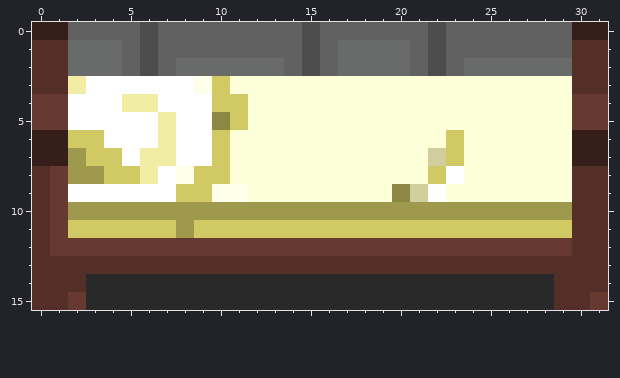
One commit to this pixel-art file: data/sprites/litd.ase. Above is the file before it was changed.
32x16 pixels, 1 frame. Colours within 5 levels of each other are drawn and written as one.
Once edited:
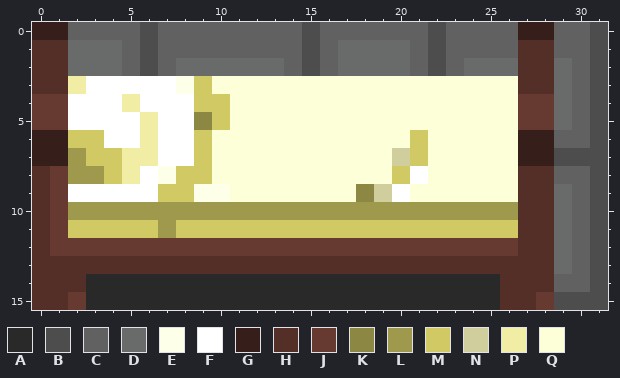
Palette (. is transparent): A #292929  B #4d4d4d  C #616161  D #696a6a  E #feffe8  F #ffffff  G #361e1a  H #542f28  J #663931  K #8c8743  L #9e994c  M #d1ca64  N #d1ce9d  P #f2eda5  Q #fdffd9
Diff:
layer "Flattened" added
layer "Layer 2 Copy" removed
layer "Layer 1" removed
Layer "Flattened":
Colour G gives way to colour B in row 0 at x 31; in row 6 at x 31; in row 7 at x 30 to 31.
Colour H gives way to colour B in rows 1 to 3 at x 31; in rows 8 to 14 at x 31; in row 15 at x 29 to 30.
Colour J gives way to colour B in rows 4 to 5 at x 31; in row 15 at x 31.
Colour Q gives way to colour B in row 7 at x 29.
Colour G gives way to colour C in row 0 at x 30; in row 6 at x 30.
Colour H gives way to colour C in rows 1 to 3 at x 30; in rows 8 to 13 at x 30; in row 14 at x 29 to 30.
Colour J gives way to colour C in rows 4 to 5 at x 30.
Colour Q gives way to colour C in row 6 at x 29; in row 8 at x 29.
Colour H gives way to colour D in row 13 at x 29.
Colour J gives way to colour D in row 12 at x 29.
Colour L gives way to colour D in row 10 at x 29.
Colour M gives way to colour D in row 11 at x 29.
Colour Q gives way to colour D in rows 3 to 5 at x 29; in row 9 at x 29.
Colour F gives way to colour E in row 3 at x 8; in row 8 at x 7.
Colour M gives way to colour E in row 9 at x 9.
Colour K gives way to colour F in row 9 at x 20.
Colour P gives way to colour F in row 4 at x 6; in rows 5 to 7 at x 7; in row 8 at x 6.
Colour Q gives way to colour F in row 8 at x 21.
Colour C gives way to colour G in row 0 at x 27 to 28.
Colour Q gives way to colour G in rows 6 to 7 at x 27 to 28.
Colour A gives way to colour H in row 14 at x 26 to 28; in row 15 at x 26 to 27.
Colour C gives way to colour H in row 1 at x 27 to 28.
Colour D gives way to colour H in row 2 at x 27 to 28.
Colour J gives way to colour H in row 12 at x 27 to 28.
Colour L gives way to colour H in row 10 at x 27 to 28.
Colour M gives way to colour H in row 11 at x 27 to 28.
Colour Q gives way to colour H in row 3 at x 27 to 28; in rows 8 to 9 at x 27 to 28.
Colour A gives way to colour J in row 15 at x 28.
Colour Q gives way to colour J in rows 4 to 5 at x 27 to 28.
Colour F gives way to colour K in row 5 at x 9.
Colour Q gives way to colour K in row 9 at x 18.
Colour M gives way to colour L in row 11 at x 7.
Colour E gives way to colour M in row 3 at x 9; in row 8 at x 8.
Colour F gives way to colour M in row 4 at x 9; in rows 6 to 7 at x 9; in row 9 at x 7.
Colour K gives way to colour M in row 5 at x 10.
Colour L gives way to colour M in row 11 at x 8.
Colour Q gives way to colour M in rows 6 to 7 at x 21; in row 8 at x 20.
Colour Q gives way to colour N in row 7 at x 20; in row 9 at x 19.
Colour F gives way to colour P in rows 5 to 6 at x 6; in row 7 at x 5.
Colour M gives way to colour P in row 8 at x 5.
Colour E gives way to colour Q in row 9 at x 11.
Colour F gives way to colour Q in row 8 at x 23; in row 9 at x 22.
Colour M gives way to colour Q in row 3 at x 10; in rows 4 to 5 at x 11; in rows 6 to 7 at x 10 and 23; in row 8 at x 10 and 22.
Colour N gives way to colour Q in row 7 at x 22; in row 9 at x 21.
Changed places in both pictures, as pixel boxes (x1, y1, x2, y2):
changed: (356, 22, 608, 310)
changed: (122, 76, 248, 238)
